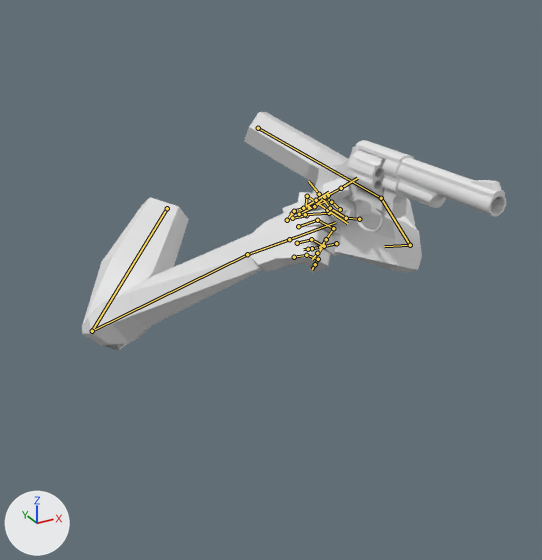
Before and after pictures for a commit that changed the FBX model Assets/Art/blend/arms_resolver.fbx.
Camera for both pictures: a 50 mm camera at (-0.997, -2.144, 2.267) aimed at (-0.099, -0.512, 1.451). Every picture has the same lights, and +X, +Y and +Z are marked at lower left. The older version comes first. Both versions are drawn at frame 35 of the action 'Human FPS|Reload'; the numbers are the values there. The bones that change, and the others that lie on the model, are drawn over the model as lines.

In view in the first picture: 'Arms', 'Crane', 'Cube', 'Frame', 'Shoot'.
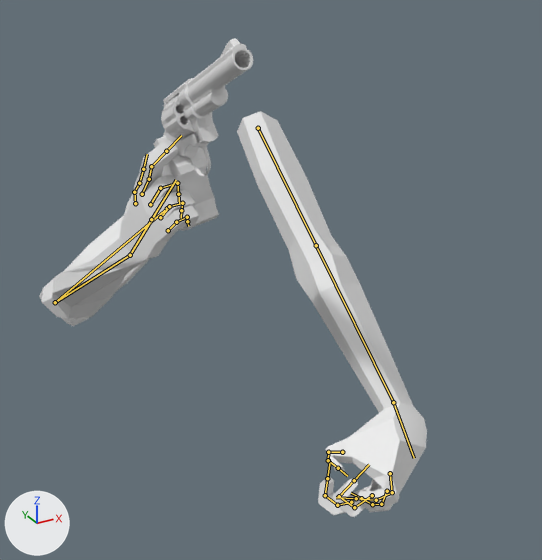
Commit message: Improved reload animation

Location of each change, [x1, y1, x2, y2] in pixels of the pictures (542 x 560 px):
'Arms', posed (14% wider, 70% taller): before [82, 112, 422, 350]; after [39, 111, 427, 517]
'Shoot', posed (39% narrower, 30% taller): before [397, 158, 506, 217]; after [187, 39, 253, 116]
'Frame', posed (33% narrower, 8% taller): before [330, 140, 414, 232]; after [163, 78, 219, 177]
'Cube', posed: before [312, 167, 371, 256]; after [154, 136, 219, 231]
'Crane', posed (15% narrower, 8% shorter): before [347, 150, 386, 198]; after [161, 95, 194, 139]
bone 'Bicep.L', root to tip: before (258, 128) to (381, 198); after (258, 128) to (316, 245)
bone 'Forearm.L', root to tip: before (381, 198) to (410, 245); after (316, 245) to (393, 402)
bone 'Palm.L', root to tip: before (410, 245) to (384, 246); after (393, 402) to (414, 458)
bone 'Bicep.R', root to tip: before (167, 208) to (92, 331); after (167, 208) to (55, 302)
bone 'Forearm.R', root to tip: before (92, 331) to (247, 254); after (55, 302) to (130, 255)
bone 'Palm.R', root to tip: before (247, 254) to (296, 237); after (130, 255) to (155, 213)
bone 'Index3.R', root to tip: before (324, 197) to (341, 188); after (151, 166) to (166, 151)
bone 'IK Arm Target.R', root to tip: before (247, 254) to (289, 239); after (130, 255) to (151, 219)

What the commit changed:
Bone 'Bicep.L' (bone_bicep_l) turns from (43, 11, -26) to (70, 34, -37) degrees about its own x, y and z.
Bone 'Forearm.L' (bone_forearm_l) turns from (70, 0, 0) to (-8, 0, 0) degrees about its own x, y and z.
Bone 'Palm.L' (bone_palm_l) turns from (50, -36, -39) to (17, 4, 1) degrees about its own x, y and z.
Bone 'Bicep.R' (bone_bicep_r) turns from (39, -35, 14) to (-9, -19, 41) degrees about its own x, y and z.
Bone 'Forearm.R' (bone_forearm_r) turns from (83, 42, -45) to (95, 48, -45) degrees about its own x, y and z.
Bone 'Palm.R' (bone_palm_r) turns from (-22, 42, -12) to (-37, 103, -58) degrees about its own x, y and z.
Bone 'Index3.R' (bone_index3_r) turns from (0, 0, 14) to (0, 0, 50) degrees about its own x, y and z.
Bone 'IK Arm Target.R' (bone_ik_arm_target_r) moves from (0.022, -1.023, 0.518) to (0.006, -0.765, 0.338).
Bone 'IK Arm Target.R' (bone_ik_arm_target_r) turns from (120, 25, 14) to (130, 46, 31) degrees about its own x, y and z.
